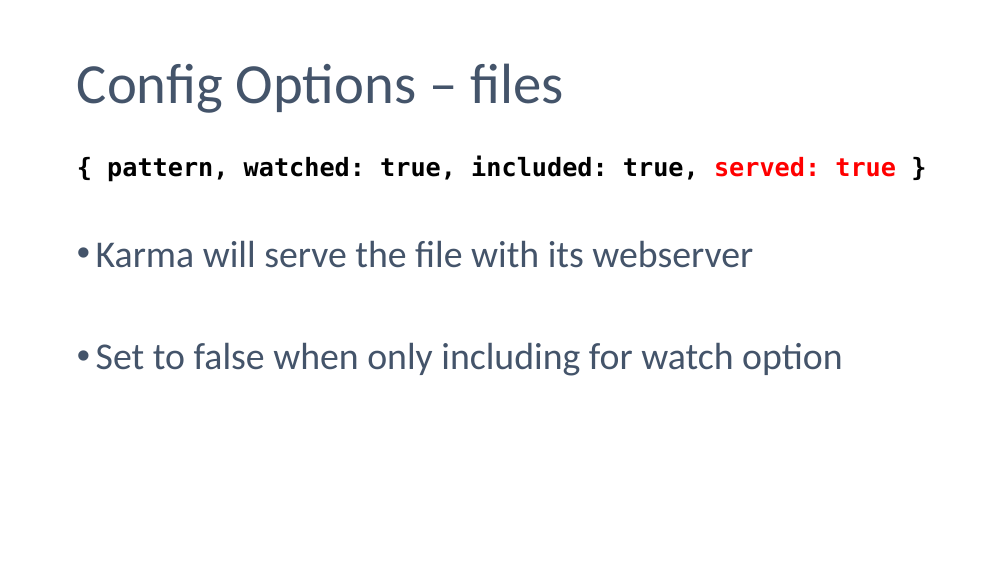
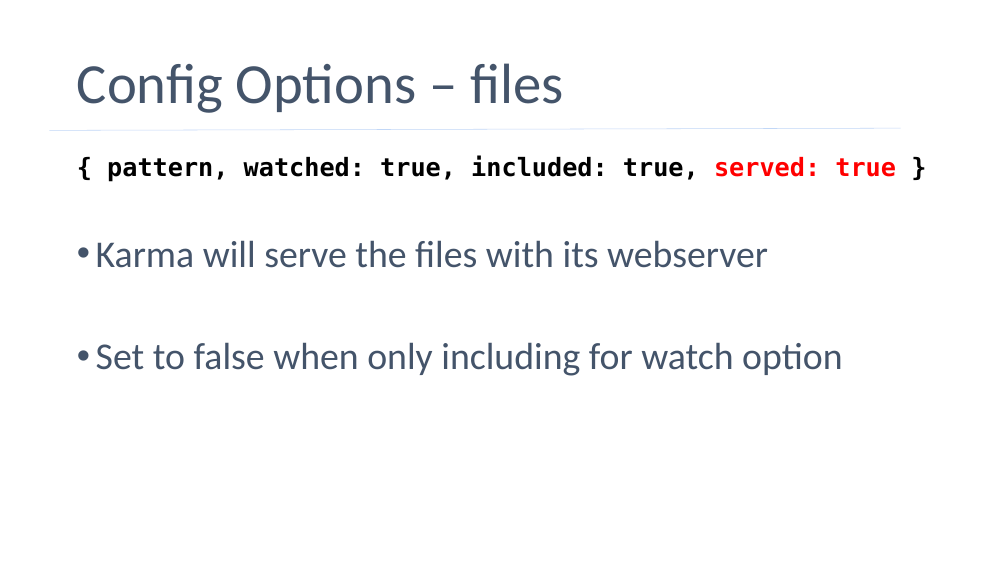
Before and after one commit to phillipskevin/karma-demo, a slide deck: slide 9 of karma-demo-slides.pptx. Drawn at 1008x567 pixels with LibreOffice and Linux fonts; fonts in the diff are those of the drawing. Boxes give left, top, right and bottom in pixels: in the first picture for what was removed or moved away, otherwise in the second. Text is boxed around its words. In the diff, an @@ line names an element or a change of style, - is before the commit and + after.

```diff
--- a/karma-demo-slides.pptx
+++ b/karma-demo-slides.pptx
@@ line added from (49, 130) to (901, 129), #C2D8F8 0.5 pt @@
@@ text at [96,240,768,268]: text changed @@
-• Karma will serve the file with its webserver
+• Karma will serve the files with its webserver
```
Also in this commit, not shown: 11 other slides changed.
